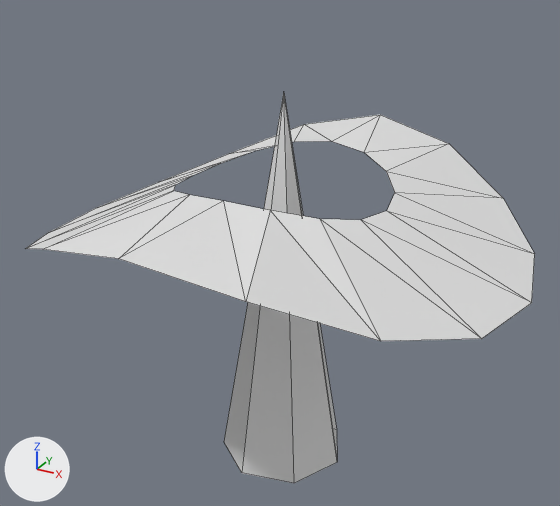
A saved change to the OBJ model assets/models/superficie/arbol.obj.
Before and after are seen from a 50 mm camera at (1.12, -2.061, 1.795) aimed at (-0.013, 0.0, 0.765). The axes (+X, +Y, +Z) are drawn at lower left. The lights are the same throughout. The first picture is the older version. Mesh edges are drawn as thin lines. Where no turn or scale is listed for an object, it has been applied to the vertices. Vertices at exactly the same position are counted once.

Objects in the first picture: 'arbol'.
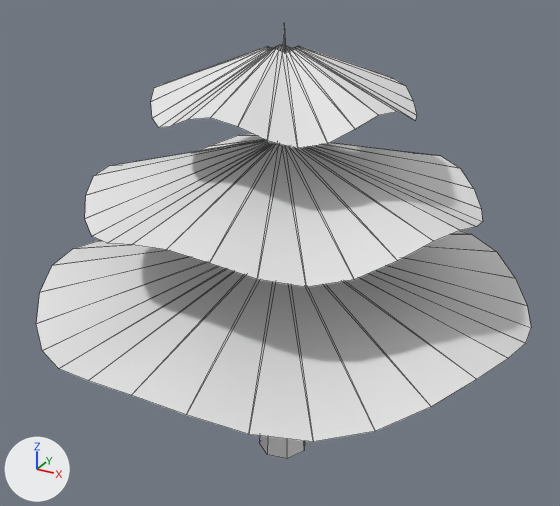
Where the change shows, as pixel boxes (x1, y1, x2, y2) in the pictures (560 x 506 px; the box of a moved part takes in the faces that stretch with it):
'arbol', reshaped (10% taller): before (25, 94, 535, 483); after (36, 32, 531, 459)
part 1 of me_arbol, moved or reshaped: before (224, 94, 337, 483); after (259, 32, 305, 459)
part 2 of me_arbol, rebuilt (22% narrower, 32% shorter): before (25, 115, 535, 341); after (85, 134, 482, 287)
part 3 of me_arbol, added: after (36, 231, 531, 442)
part 4 of me_arbol, added: after (151, 44, 417, 149)

The edits, one by one:
me_arbol is used by ob_arbol; location (0.0, 0.0, 0.0).
me_arbol had 41 vertices, 39 faces and spanned x -0.8..0.8, y -0.8..0.8, z 0.0..1.3.
me_arbol now has 201 vertices, 199 faces and spans x -0.8..0.8, y -0.8..0.8, z 0.0..1.5.
me_arbol part 1: the loose piece of 9 vertices spanning x -0.2..0.22, y -0.21..0.21, z 0.0..1.3 is scaled about the mesh origin by (0.4, 0.4, 1.15).
me_arbol part 2: the loose piece of 32 vertices spanning x -0.8..0.8, y -0.8..0.8, z 0.78..1.06 is rebuilt with 64 vertices and now spans x -0.62..0.62, y -0.62..0.62, z 0.94..1.15.
me_arbol part 3: a new loose piece of 64 vertices spanning x -0.8..0.8, y -0.8..0.8, z 0.61..0.82.
me_arbol part 4: a new loose piece of 64 vertices spanning x -0.4..0.4, y -0.4..0.4, z 1.24..1.43.
